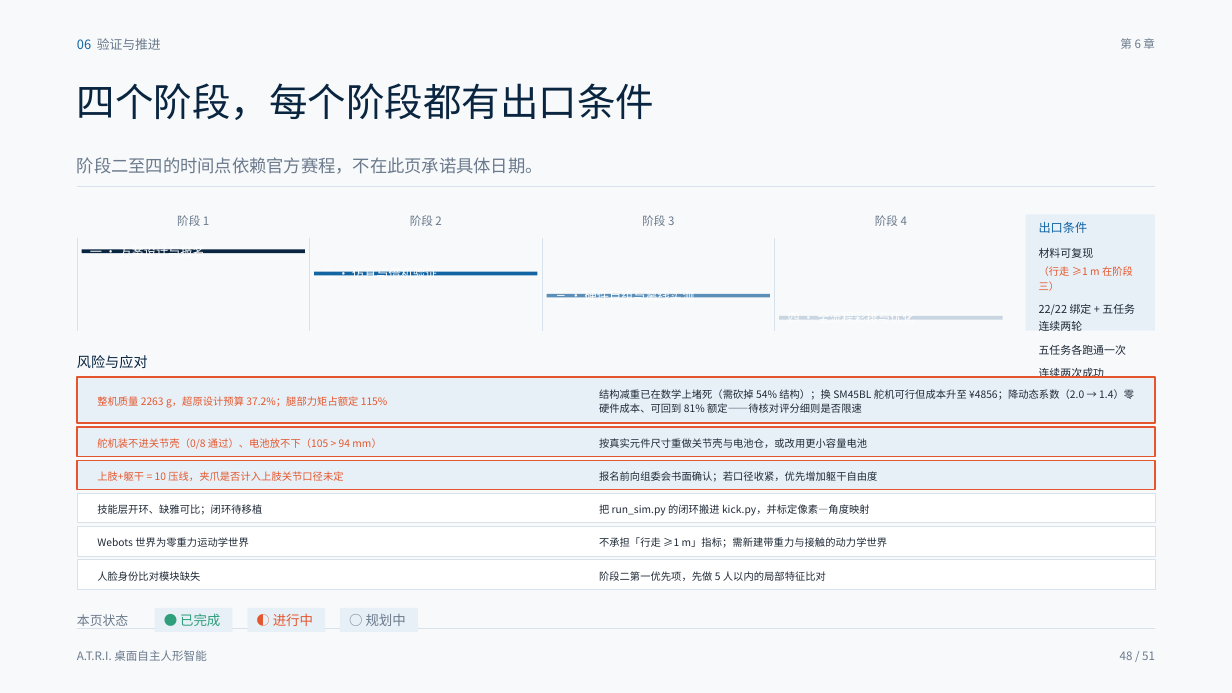
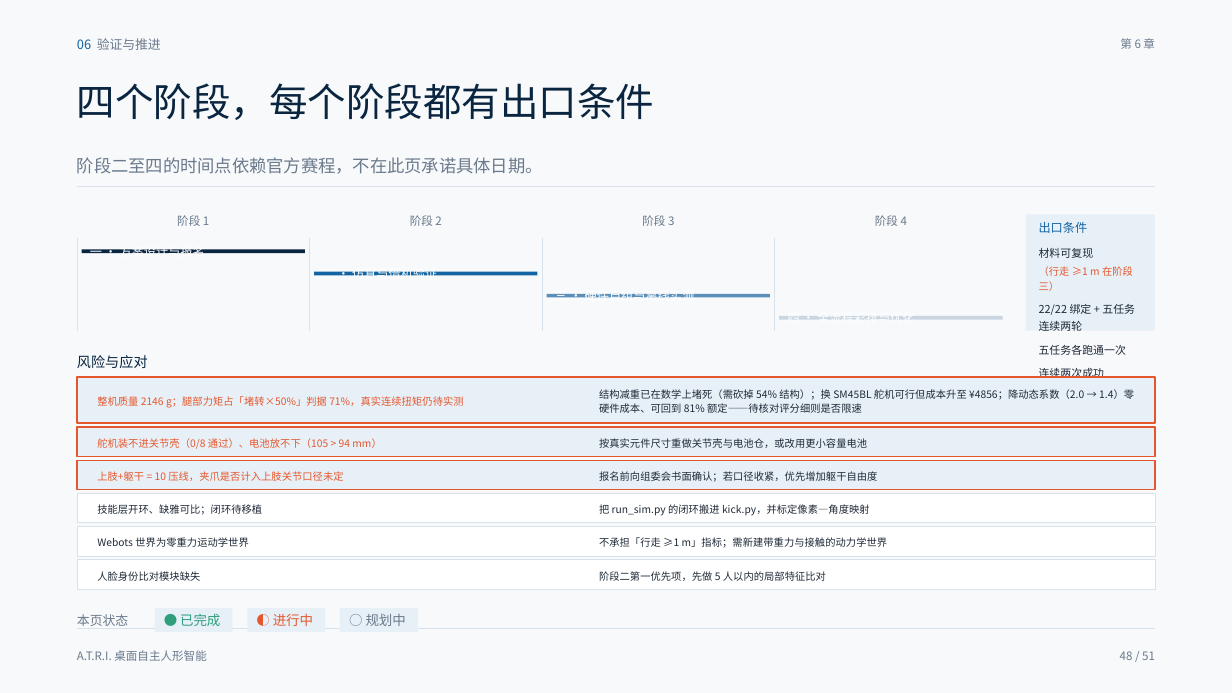
Before and after one commit to HPIline/ATRI, a slide deck: slide 48 of ppt/out/ATRI-答辩PPT-定稿.pptx. Drawn at 1232x693 pixels with LibreOffice and Linux fonts; fonts in the diff are those of the drawing. Boxes give left, top, right and bottom in pixels: in the first picture for what was removed or moved away, otherwise in the second. Text is boxed around its words. In the diff, an @@ line names an element or a change of style, - is before the commit and + after.

Commit message:
docs(sync): 全部技术方案同步到 v2 架构口径
把 v2（373 mm / 2.146 kg / 堵转×50% 判据）同步到所有现行技术文档与产出物。

文档：
- 技术方案.md / 项目综述.md / 材料上传准备.md：尺寸 37.3×19.0×12.3 cm、质量 2.146 kg、
  臂长 9.57 cm（肩→夹爪末端）、测试 169 项
- BOM与阶段性指标.md：整表重算 —— 树莓派按 2026-04 涨价后实价、补入漏掉的平衡充、
  备用舵机显式列入；三档口径 ¥3350–3950 / ¥3100–3600 / ¥2725–3260（并更正 v1「含备用舵机」
  档低于基础档的算式错误）
- 答辩PPT-逐页文案-v3.md：v3.1 修订说明 + P18 合规表/预算/测试数全部同步
- 答辩PPT-交付说明.md：新增 v3.1 再交付章节
- 答辩PPT-待回填清单.md / 答辩Q&A.md / 两个 Prompt 文档 / 外观尺寸零件设计Prompt.md
- 软件/atri/config/robot.json：size_cm/mass_kg 同步（软件侧读的模型摘要）

产出物：
- ppt/build_deck.py 同步并重新出片（51 页，版面自检 0 页问题）
- webots/worlds/atri_22dof.wbt 重新生成

顺带修掉两处工具缺陷：
- gen_urdf.py：「左臂(肩->夹爪)」标签实际从骨盆起算（77.0 mm），易被误当材料口径的臂长；
  改名为「骨盆->夹爪末端」并新增 shoulder_to_gripper_mm()（v2＝95.7 mm）
- webots 生成器：关节链原为手写常量，长期与模型不一致（腿段 190 vs 235 mm、roll/pitch 轴向对调），
  改为从 robot_model.json 派生；新增"世界关节名与模型逐一对应"的断言

注：PPT 的 PDF 未重导 —— 本机 PowerPoint/Keynote 自动化被 macOS 权限拒绝（-10004），
需人工用 PowerPoint 另存为 PDF 覆盖 ppt/out/ATRI-答辩PPT-定稿.pdf。

```diff
--- a/ppt/out/ATRI-答辩PPT-定稿.pptx
+++ b/ppt/out/ATRI-答辩PPT-定稿.pptx
@@ text at [97,396,463,408]: text changed @@
-整机质量 2263 g，超原设计预算 37.2%；腿部力矩占额定 115%
+整机质量 2146 g；腿部力矩占「堵转×50%」判据 71%，真实连续扭矩仍待实测
```
Also in this commit, not shown: 11 other slides changed, 20 other files.
